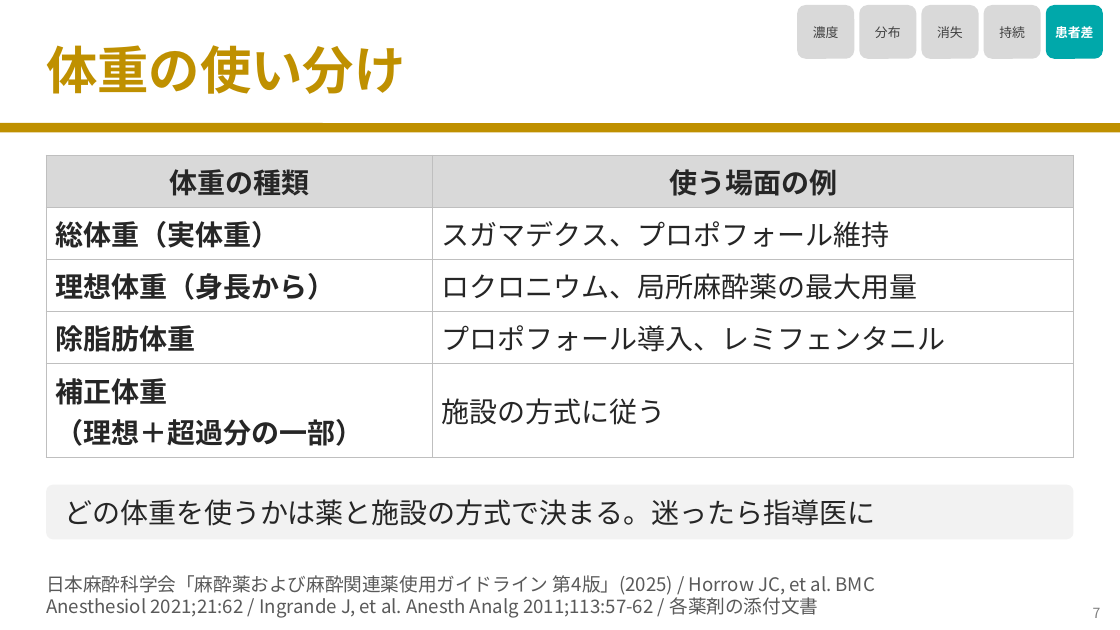
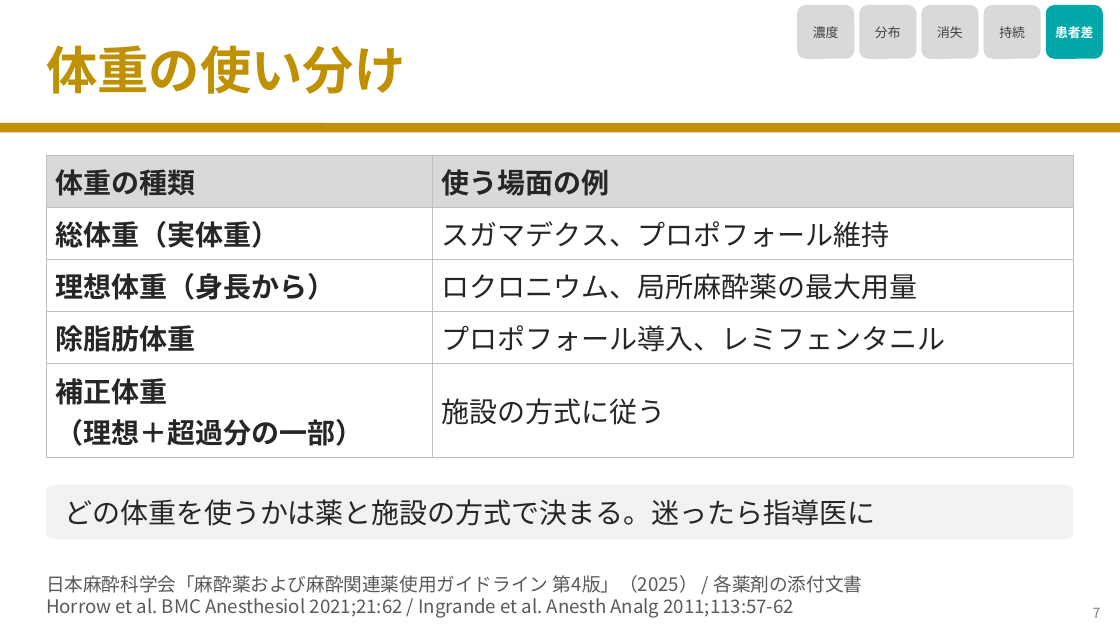
Before and after one commit to nobumitsu-3141/Anes-lecture, a slide deck: slide 8 of slides/3-1_pharmacokinetics/3-1_pharmacokinetics.pptx. Drawn at 1120x630 pixels with LibreOffice and Linux fonts; fonts in the diff are those of the drawing. Boxes give left, top, right and bottom in pixels: in the first picture for what was removed or moved away, otherwise in the second. Text is boxed around its words. In the diff, an @@ line names an element or a change of style, - is before the commit and + after.

```diff
--- a/slides/3-1_pharmacokinetics/3-1_pharmacokinetics.pptx
+++ b/slides/3-1_pharmacokinetics/3-1_pharmacokinetics.pptx
@@ table at bbox=[46, 155, 1074, 450] @@
@@ alignment centre to left @@
@@ text at bbox=[46, 575, 862, 618]: text changed @@
-日本麻酔科学会「麻酔薬および麻酔関連薬使用ガイドライン 第4版」(2025) / Horrow JC, et al. BMC
-Anesthesiol 2021;21:62 / Ingrande J, et al. Anesth Analg 2011;113:57-62 / 各薬剤の添付文書
+日本麻酔科学会「麻酔薬および麻酔関連薬使用ガイドライン 第4版」（2025） / 各薬剤の添付文書
+Horrow et al. BMC Anesthesiol 2021;21:62 / Ingrande et al. Anesth Analg 2011;113:57-62
```
Also in this commit, not shown: 6 other slides changed, 8 other files.
